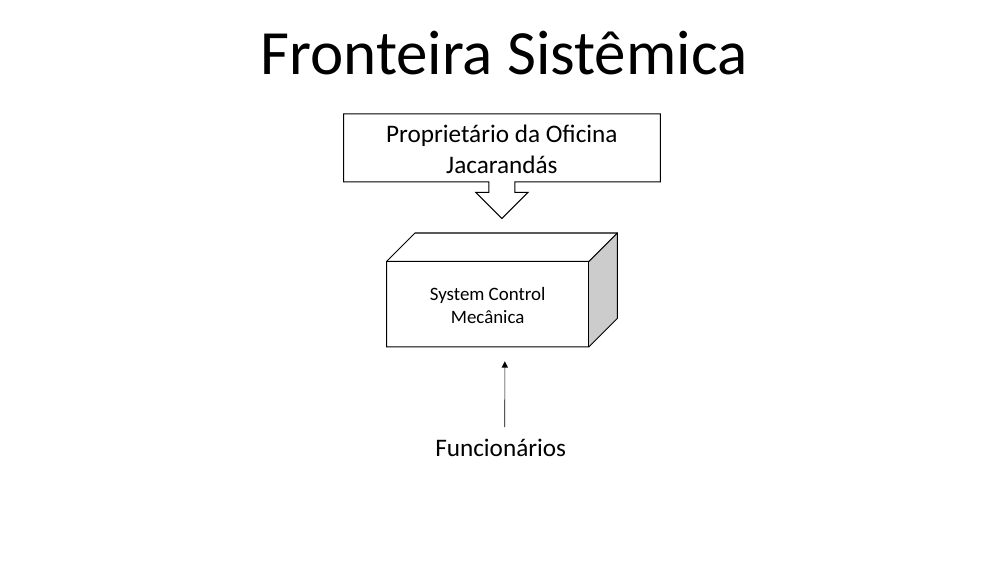
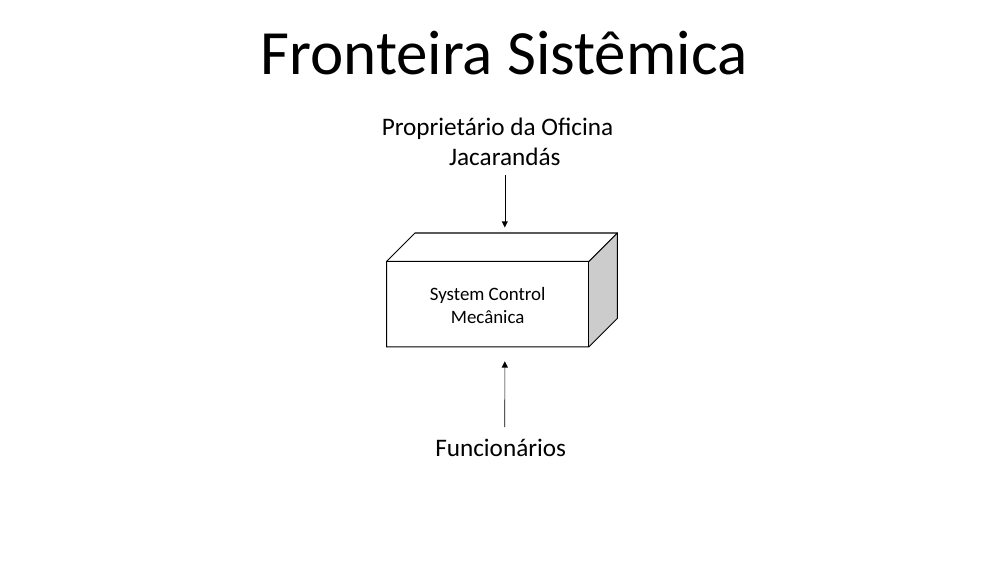
Before and after one commit to victorkok/OPE-Oficina-Mecanica, a slide deck: slide 1 of Artefatos/10. Fronteira Sistêmica.pptx. Drawn at 1008x567 pixels with LibreOffice and Linux fonts; fonts in the diff are those of the drawing. Boxes give left, top, right and bottom in pixels: in the first picture for what was removed or moved away, otherwise in the second. Text is boxed around its words. In the diff, an @@ line names an element or a change of style, - is before the commit and + after.

```diff
--- a/Artefatos/10. Fronteira Sistêmica.pptx
+++ b/Artefatos/10. Fronteira Sistêmica.pptx
@@ text "Proprietário da Oficina": place and size @@
-text "Proprietário da Oficina" at (343,114,660,219)
+text "Proprietário da Oficina" at (382,117,613,166)
@@ text "Proprietário da Oficina" at (382,117,613,166): vertical alignment middle to top; fill #FFFFFF to none; outline #000000 1 pt to none @@
@@ text at (382,117,613,166): text changed @@
-Proprietário da Oficina Jacarandás
+Proprietário da Oficina
+Jacarandás
@@ arrow added from (505, 175) to (505, 228), #000000 0.5 pt @@
```
